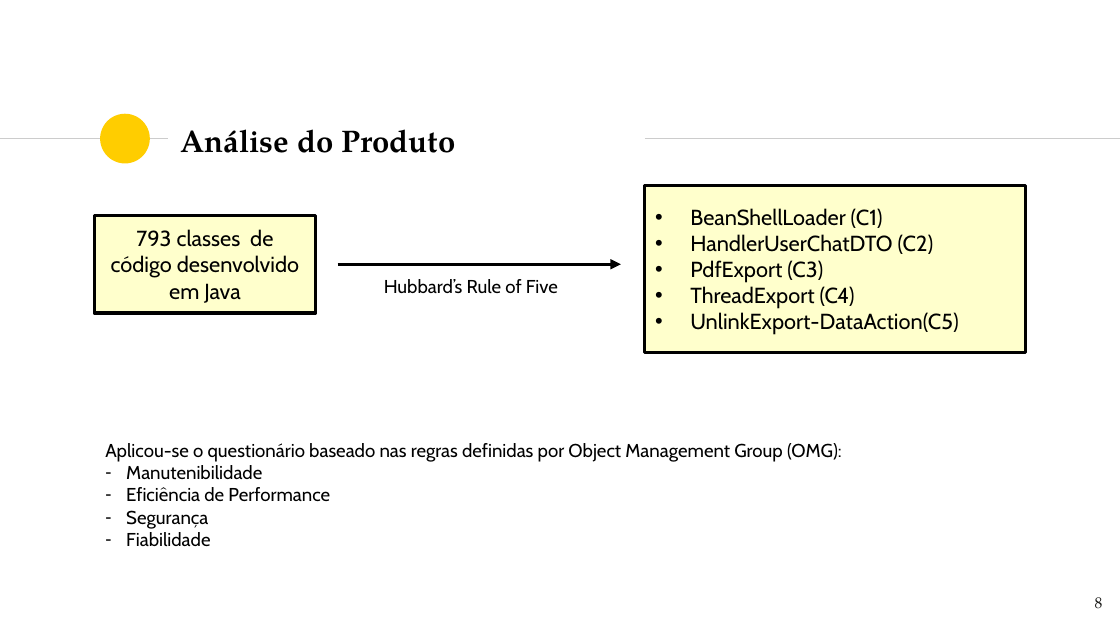
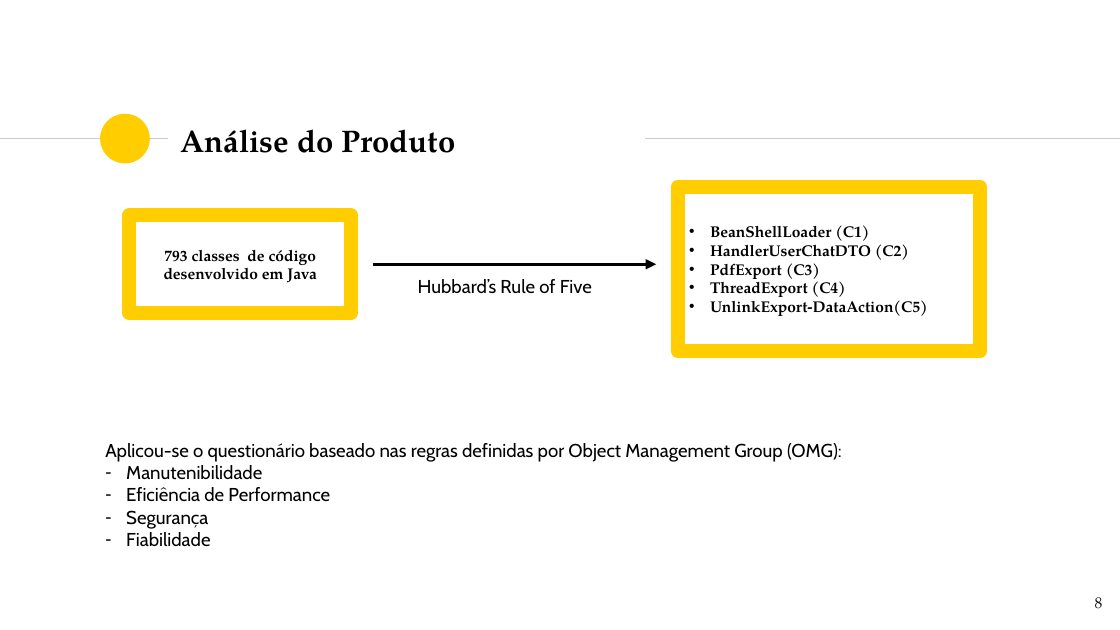
Before and after one commit to k4rd050/qesoft_g12, a slide deck: slide 8 of QESOFT-TP2-Grupo12-Apresentacao.pptx. Drawn at 1120x630 pixels with LibreOffice and Linux fonts; fonts in the diff are those of the drawing. Boxes give left, top, right and bottom in pixels: in the first picture for what was removed or moved away, otherwise in the second. Text is boxed around its words. In the diff, an @@ line names an element or a change of style, - is before the commit and + after.

```diff
--- a/QESOFT-TP2-Grupo12-Apresentacao.pptx
+++ b/QESOFT-TP2-Grupo12-Apresentacao.pptx
@@ rectangle "BeanShellLoader (C1)" resized from (x1=644, y1=186, x2=1026, y2=353) to (x1=678, y1=187, x2=980, y2=352) @@
@@ rectangle "BeanShellLoader (C1)" at (x1=678, y1=187, x2=980, y2=352): size 14 to 10 pt, font Cabin to TeX Gyre Pagella, bold on; indent changed; fill #FFFFCC to none; outline #000000 2 pt to #FFCD00 9 pt @@
@@ rectangle "793 classes de código desenvolvido ..." at (x1=130, y1=215, x2=352, y2=312): size 14 to 10 pt, font Cabin to TeX Gyre Pagella, bold on; fill #FFFFCC to none; outline #000000 2 pt to #FFCD00 9 pt @@
@@ 1 text, 1 rectangle, 1 arrow moved together from (x1=94, y1=215, x2=620, y2=312) to (x1=130, y1=215, x2=656, y2=312) @@
```
Also in this commit, not shown: 5 other slides changed.
